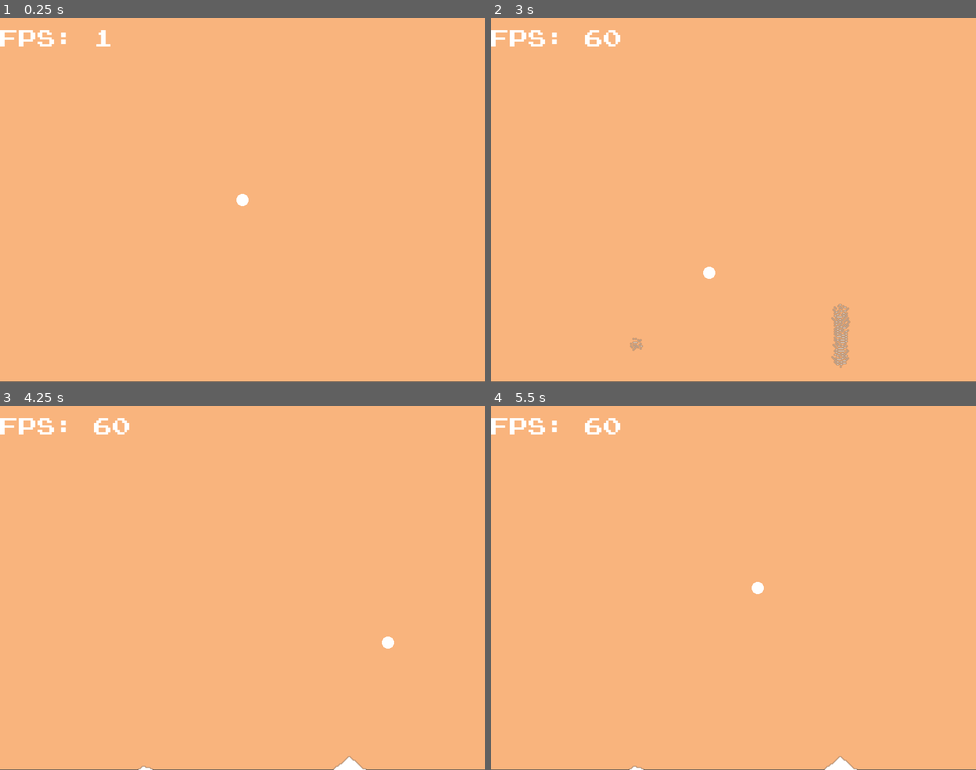
Above: before the commit, frames 1-4 (two rows, left to right).
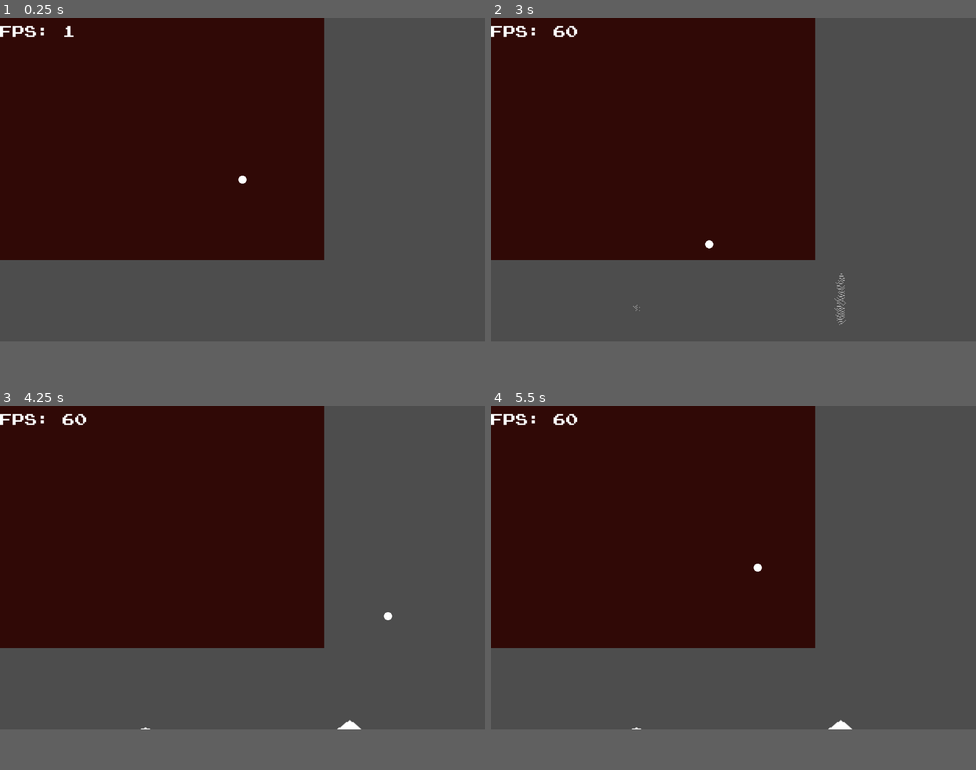
Above: after the commit, the same moments.

Repository: KunkelAlexander/neon-sand
Game: Godot game, scene res://scenes/cursor.tscn
Two runs of this game, one before a commit and one after it. Both use one fixed random seed, a clock stepped at 60 frames per second and the inputs below.
Inputs (mouse positions are in pixels of both pictures, inside the frame that each line leads up to):
- Up to frame 1 (0.25 s): no input
- Up to frame 2 (3 s): tap Enter at 0.5 s; move the mouse to (840, 181) at 0.52 s; press the mouse at (840, 181) at 0.53 s; move the mouse to (636, 218) at 1.27 s; release the mouse at (636, 218) at 1.28 s; tap 1 (press_1) at 1.35 s; move the mouse to (782, 119) at 2.02 s; hold 2 (press_2) 2.03-2.78 s; move the mouse to (709, 272) at 2.77 s; tap 3 (press_3) at 2.85 s
- Up to frame 3 (4.25 s): move the mouse to (388, 642) at 3.52 s; hold Right mouse button (right_click) from 3.53 s (still down)
- Up to frame 4 (5.5 s): tap Space at 4.25 s; move the mouse to (588, 533) at 4.27 s; release Right mouse button (right_click) at 4.28 s; tap Mouse wheel down (scroll_down) at 4.35 s; tap Enter at 5 s; move the mouse to (757, 588) at 5.02 s; tap Mouse wheel up (scroll_up) at 5.1 s
In our replay, the window is 800x600 before the commit and 800x533 after it. These sizes can differ from the game's own. Grey fills any space a smaller window leaves; there, only what the larger window draws over its background counts as a difference.

The runs differ from the first frame. In frame 1, 89% of the frame differs, in the area x 0-100%, y 0-100%; in frame 2, 89%; in frame 3, 89%; in frame 4, 89%.

Commit message:
Export to HTML

Diff:
--- a/project.godot
+++ b/project.godot
@@ -21,8 +21,9 @@
 
 [display]
 
-window/size/viewport_width=800
-window/size/viewport_height=600
+window/size/viewport_width=1200
+window/size/viewport_height=800
+window/size/mode=3
 
 [editor]
 
--- a/scenes/cursor.tscn
+++ b/scenes/cursor.tscn
@@ -11,7 +11,7 @@
 [node name="Background" type="ColorRect" parent="."]
 offset_right = 802.0
 offset_bottom = 599.0
-color = Color(0.97518, 0.705253, 0.490719, 1)
+color = Color(0.188358, 0.0373057, 0.0233519, 1)
 
 [node name="Input" type="Node2D" parent="."]
 z_index = 4
--- a/scripts/gpu_renderer.gd
+++ b/scripts/gpu_renderer.gd
@@ -44,7 +44,7 @@
 	texture_rect.texture = type_texture
 	texture_rect.material = shader_material
 	texture_rect.z_index = 100  # Any value higher than other siblings
-	texture_rect.size = Vector2(800, 600)
+	texture_rect.size = Vector2(1200, 800)
 	add_child(texture_rect)
 
 
Not shown, added: export_presets.cfg
Not shown, changed: .gitignore
